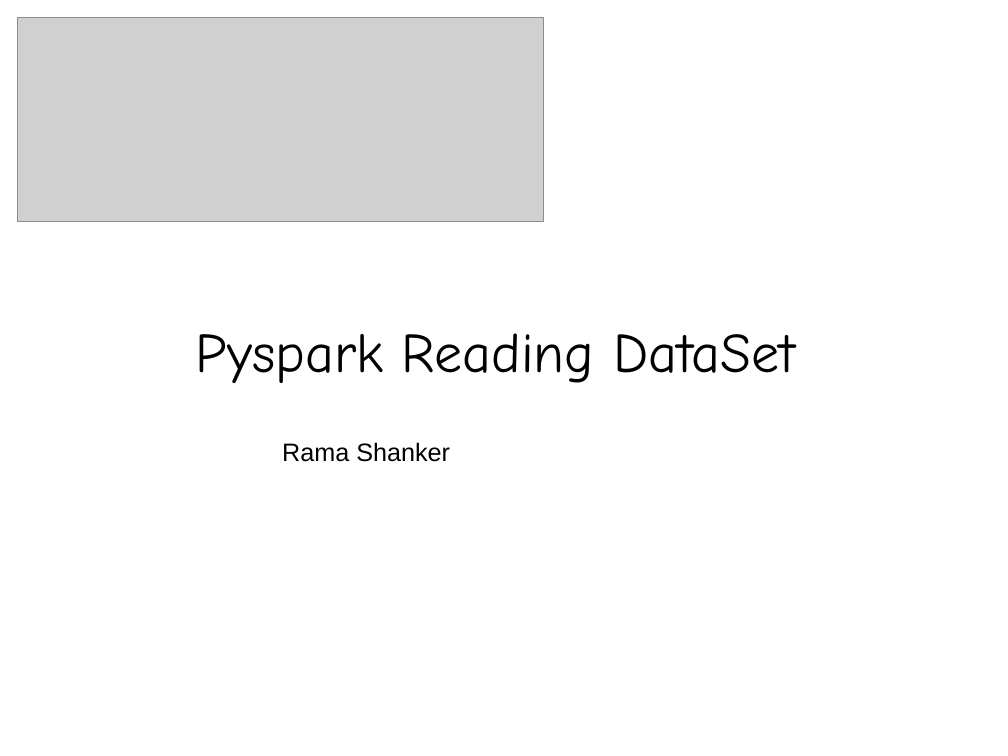
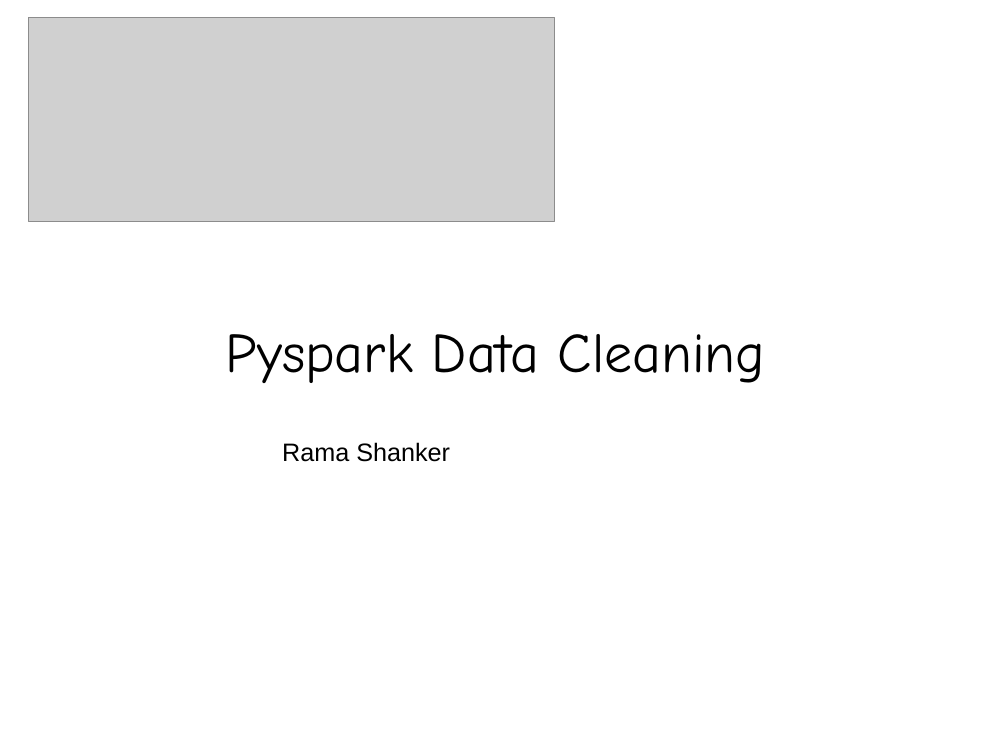
Before and after one commit to falcon-sky/pyspark-nlp, a slide deck: slide 1 of day6/DataCleaningAndCollection.pptx. Drawn at 1008x756 pixels with LibreOffice and Linux fonts; fonts in the diff are those of the drawing; grey boxes stand for pictures. Boxes give left, top, right and bottom in pixels: in the first picture for what was removed or moved away, otherwise in the second. Text is boxed around its words. In the diff, an @@ line names an element or a change of style, - is before the commit and + after.

```diff
--- a/day6/DataCleaningAndCollection.pptx
+++ b/day6/DataCleaningAndCollection.pptx
@@ picture: place and size @@
-picture at (17,18,543,223)
+picture at (28,17,554,221)
@@ text at (226,334,766,383): text changed @@
-Pyspark Reading DataSet
+Pyspark Data Cleaning
```
Also in this commit, not shown: 13 slides added, 1 slide removed, 19 other files.
